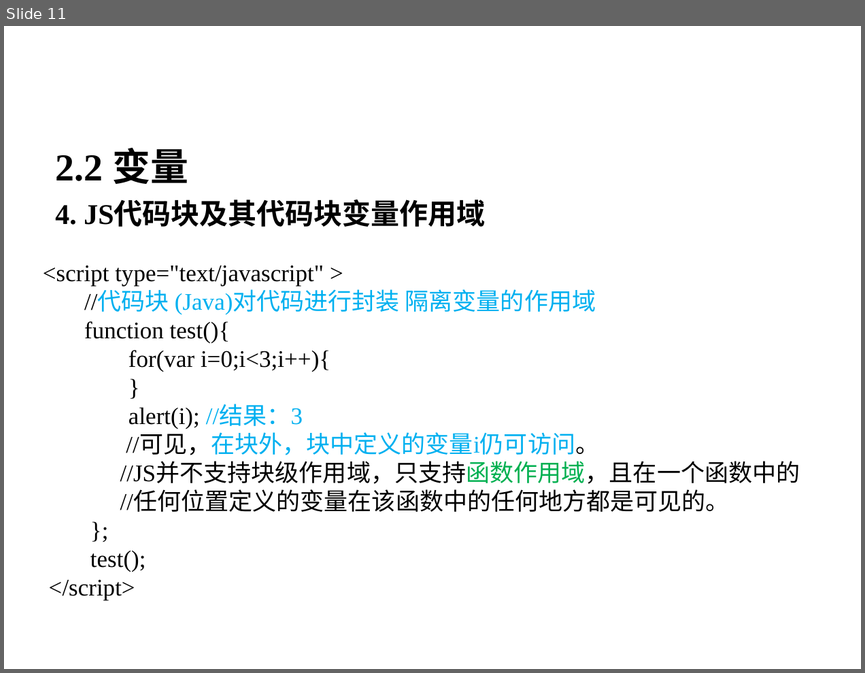
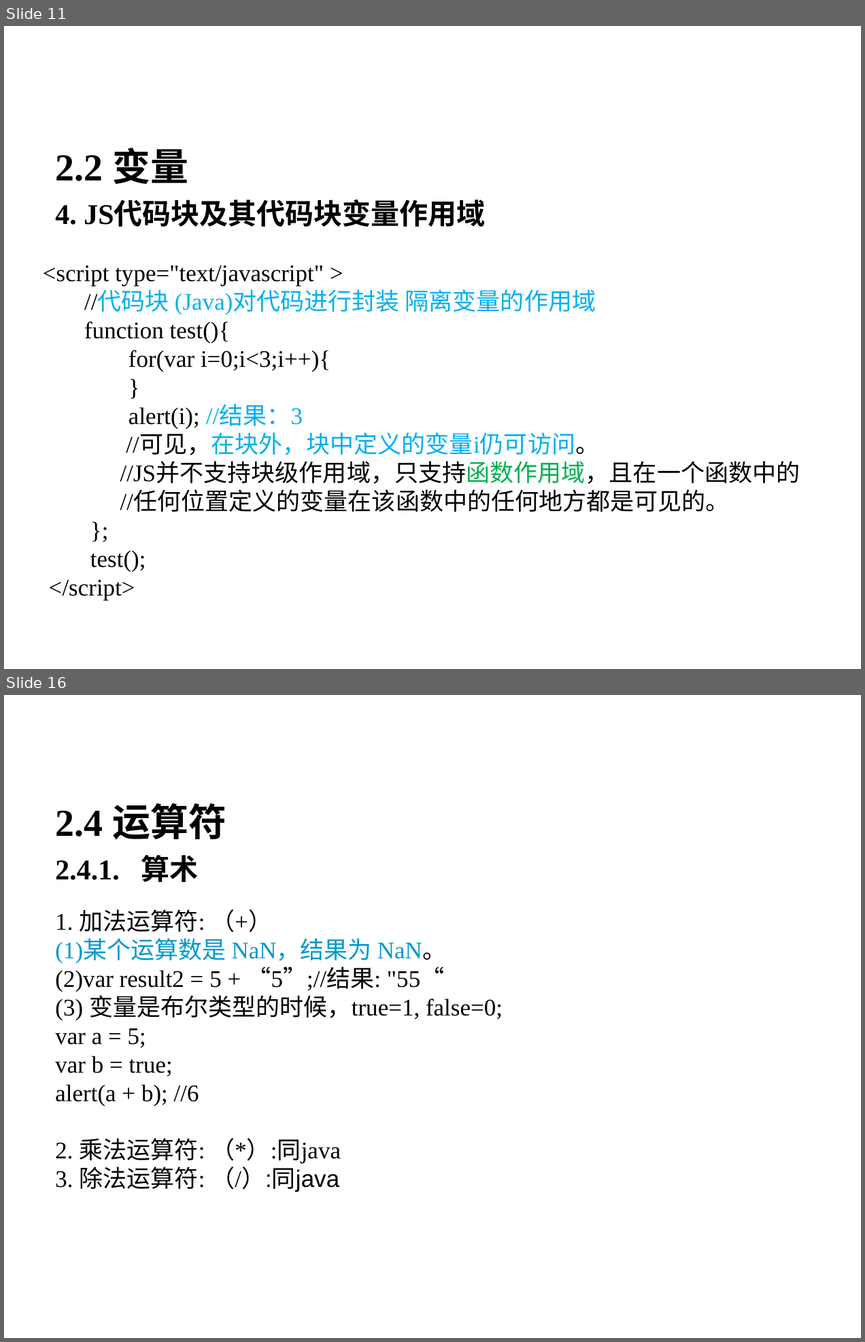
Before and after one commit to bifengganghyt/gitroot, a slide deck: javaweb/【0】front-end/【1】javascript/JavaScript基础.ppt. Shown one above the other, each under a label of ours: slide 11 before the commit, slides 11 and 16 after it; the slides between them are not shown. The pictures are 865x673 and 865x1342 pixels, drawn with LibreOffice and Linux fonts; fonts in the diff are those of the drawing; background and template pictures are left out. Boxes give left, top, right and bottom in pixels: in the first picture for what was removed or moved away, otherwise in the second. Text is boxed around its words. In the diff, an @@ line names an element or a change of style, - is before the commit and + after.

```diff
--- a/javaweb/【0】front-end/【1】javascript/JavaScript基础.ppt
+++ b/javaweb/【0】front-end/【1】javascript/JavaScript基础.ppt
@@ slide 16 added at (4, 695, 861, 1338), background picture (left out) @@
@@ text added at (47, 721, 818, 828), 40 pt, text #FFFFFF, bold @@
+2. JavaScript基础
@@ text added at (55, 803, 226, 882), 24 pt, text #000000, bold @@
+2.4 运算符
+2.4.1. 算术
@@ text added at (55, 909, 502, 1192), 20 pt, text #000000 @@
+1. 加法运算符: （+）
+(1)某个运算数是 NaN，结果为 NaN。
+(2)var result2 = 5 + “5”;//结果: "55“
+(3) 变量是布尔类型的时候，true=1, false=0;
+var a = 5;
+var b = true;
+alert(a + b); //6
+2. 乘法运算符: （*）:同java
+3. 除法运算符: （/）:同java
```
Also in this commit, not shown: 5 slides changed, 25 other slides added, 13 slides removed, 14 other files.
